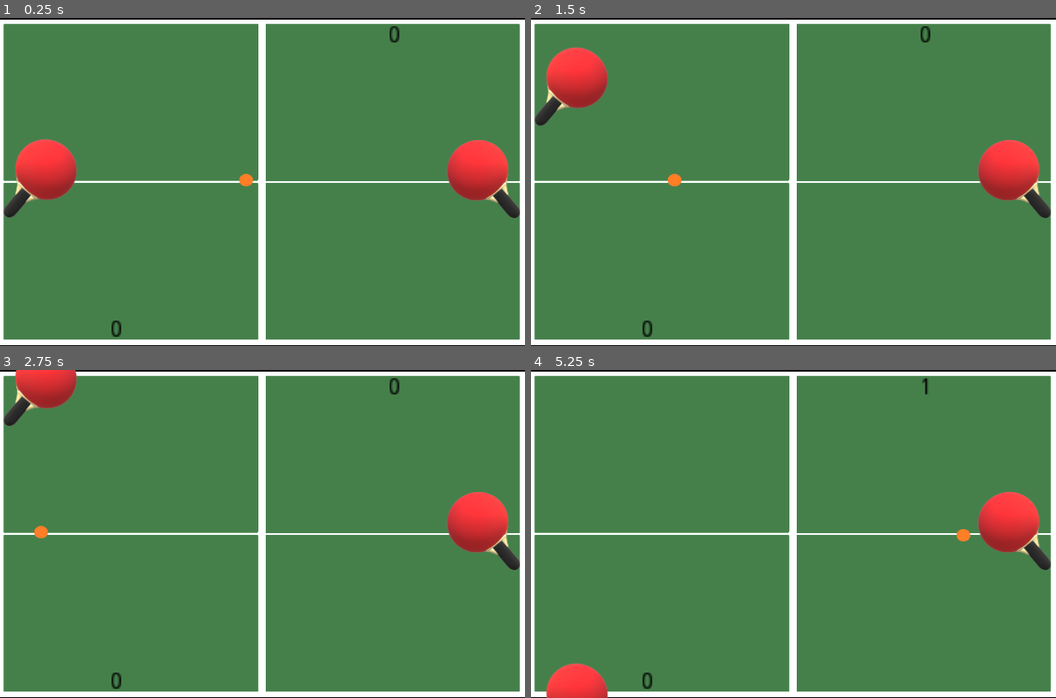
Above: before the commit, frames 1-4 (two rows, left to right).
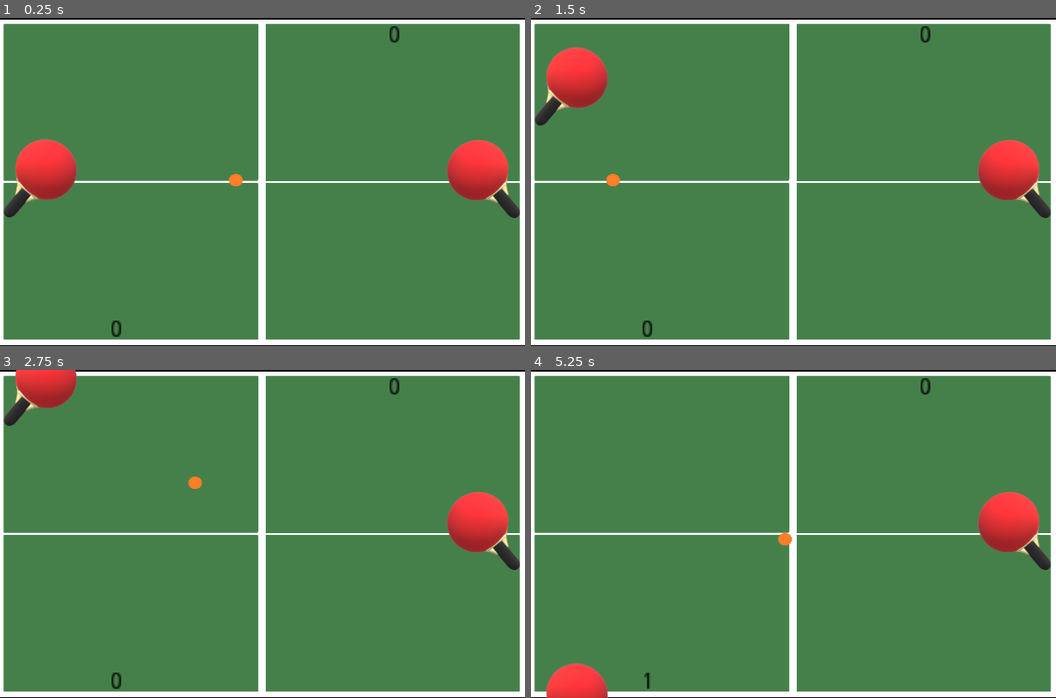
Above: after the commit, the same moments.

Repository: DewaldOosthuizen/2D-Pong
Game: Godot game, scene res://World.tscn
The game is run twice, just before and just after one commit, with the same random seed, the same clock (stepped at 60 frames per second) and the same inputs.
Inputs:
- Up to frame 1 (0.25 s): no input
- Up to frame 2 (1.5 s): hold W (left_up) 0.53-1.28 s; hold S (left_down) from 1.28 s (still down)
- Up to frame 3 (2.75 s): release S (left_down) at 2.03 s; hold W (left_up) from 2.03 s (still down)
- Up to frame 4 (5.25 s): release W (left_up) at 3.53 s; hold S (left_down) from 3.53 s (still down)

The runs differ from the first frame. In frame 1, 0.1% of the frame differs, in the area x 43-49%, y 47-52%; in frame 2, 0.2%; in frame 3, 0.2%; in frame 4, 0.3%, in the area x 21-84%, y 2-98%.

Commit message:
Added some icons

Diff:
--- a/World.gd
+++ b/World.gd
@@ -1,7 +1,7 @@
 extends Node2D
 
 export var playerSpeed = 420; #px
-export var initialBallSpeed = 100; #px
+export var initialBallSpeed = 150; #px
 export var ballSpeedIncreaseAmount = 1.2; #px
 export var maxBallSpeed = 450 #px
 var screenSize
Binary file removed: Pong.png
Not shown: 3 places in World.tscn that only renumber resources
Not shown, changed: export_presets.cfg
Binary file changed: icon.png
